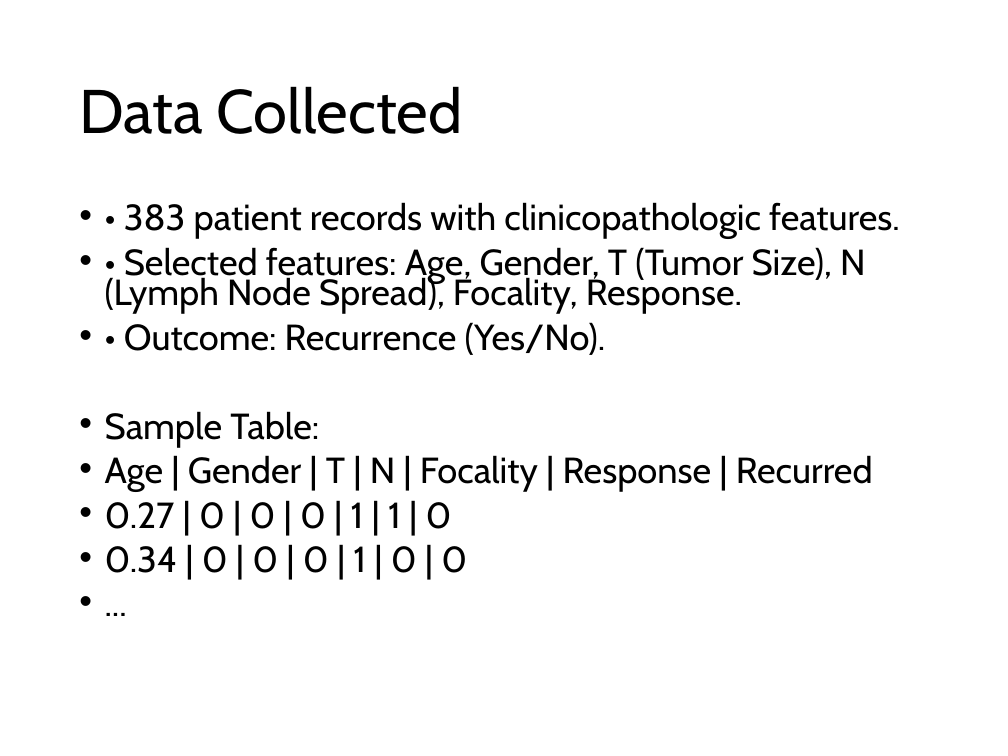
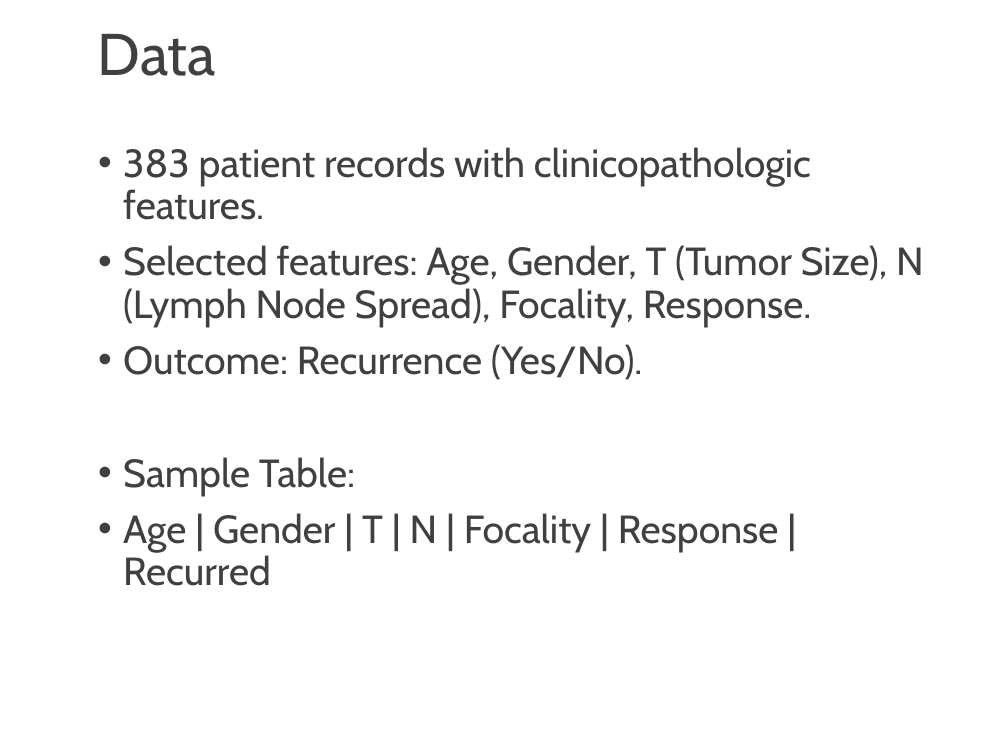
Before and after one commit to josh-dcosta/pjas-thyroid, a slide deck: slide 12 of presentation/Thyroid_Cancer_Recurrence_Presentation.pptx (slide 11 before the commit). Drawn at 1008x756 pixels with LibreOffice and Linux fonts; fonts in the diff are those of the drawing. Boxes give left, top, right and bottom in pixels: in the first picture for what was removed or moved away, otherwise in the second. Text is boxed around its words. In the diff, an @@ line names an element or a change of style, - is before the commit and + after.

```diff
--- a/presentation/Thyroid_Cancer_Recurrence_Presentation.pptx
+++ b/presentation/Thyroid_Cancer_Recurrence_Presentation.pptx
@@ text "Data" at [98, 34, 216, 76]: vertical alignment middle to top @@
@@ text at [98, 34, 216, 76]: text changed; size 44 to 42 pt; text colour #000000 to #404040 @@
-Data Collected
+Data
@@ text "383 patient records with clinicopathologic ...": place and size @@
-text "383 patient records with clinicopathologic ..." at [105, 202, 900, 573]
+text "383 patient records with clinicopathologic ..." at [123, 147, 924, 586]
@@ text at [123, 147, 924, 380]: text changed; size 25.9 to 28 pt; text colour #000000 to #404040 @@
-• • 383 patient records with clinicopathologic features.
-• • Selected features: Age, Gender, T (Tumor Size), N (Lymph Node Spread), Focality, Response.
-• • Outcome: Recurrence (Yes/No).
+• 383 patient records with clinicopathologic features.
+• Selected features: Age, Gender, T (Tumor Size), N (Lymph Node Spread), Focality, Response.
+• Outcome: Recurrence (Yes/No).
@@ text at [123, 457, 779, 586]: size 25.9 to 28 pt, text colour #000000 to #404040 in "Sample Table:", "Age | Gender | T | N ..."; line spacing 0.7 to 0.9 @@
@@ text at [105, 502, 467, 573]: paragraphs removed @@
-• 0.27 | 0 | 0 | 0 | 1 | 1 | 0
-• 0.34 | 0 | 0 | 0 | 1 | 0 | 0
-• ...
```
Also in this commit, not shown: 13 other slides changed, 7 slides added, 4 slides removed.
